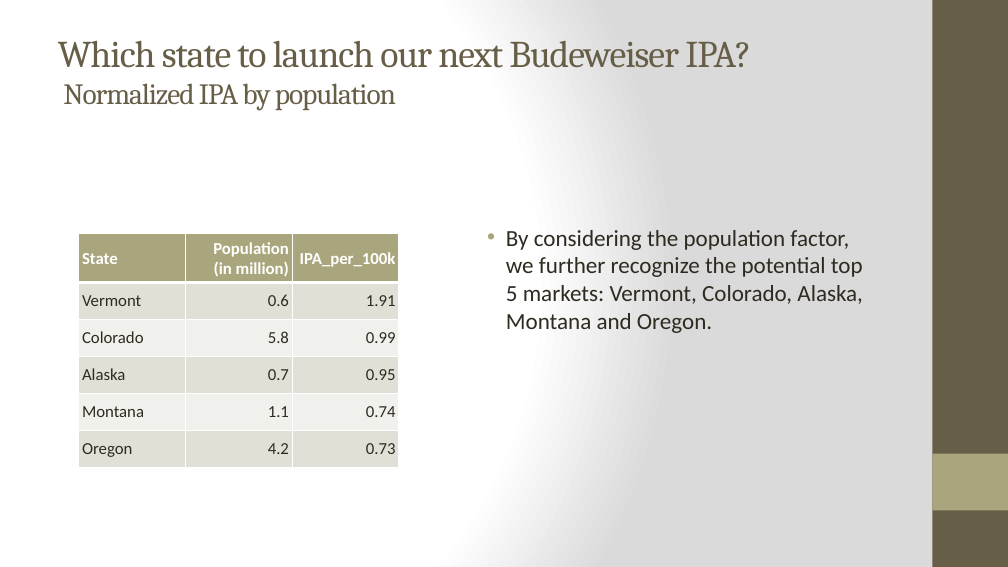
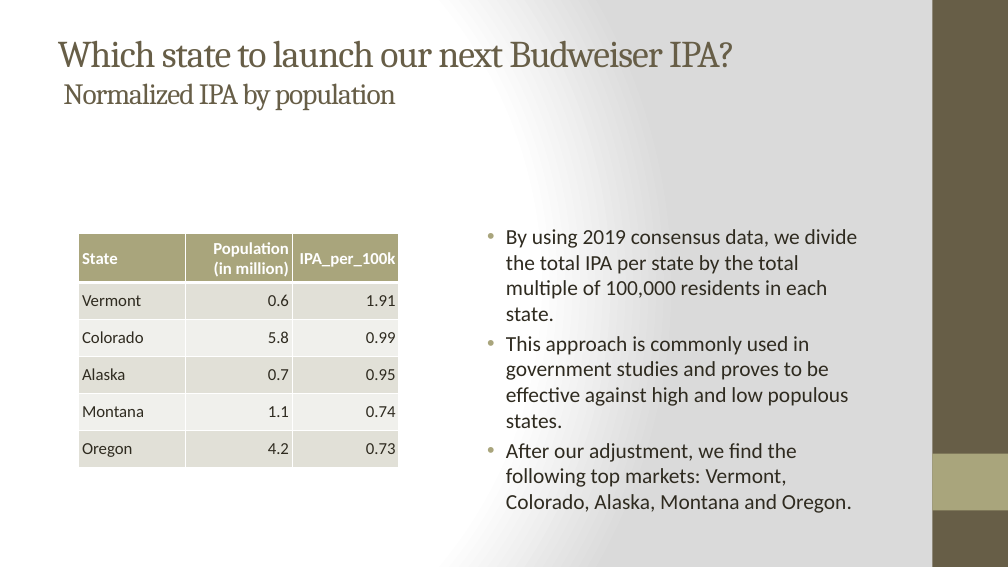
Before and after one commit to bstephan-smu/DDS-project1, a slide deck: slide 17 of Project Presentation_upd1025_new.pptx. Drawn at 1008x567 pixels with LibreOffice and Linux fonts; fonts in the diff are those of the drawing. Boxes give left, top, right and bottom in pixels: in the first picture for what was removed or moved away, otherwise in the second. Text is boxed around its words. In the diff, an @@ line names an element or a change of style, - is before the commit and + after.

```diff
--- a/Project Presentation_upd1025_new.pptx
+++ b/Project Presentation_upd1025_new.pptx
@@ title at [58, 40, 735, 111]: text changed @@
-Which state to launch our next Budeweiser IPA?
-Normalized IPA by population
+Which state to launch our next Budweiser IPA?
+Normalized IPA by population
@@ text at [506, 229, 858, 513]: text changed; size 22 to 20.4 pt @@
-• By considering the population factor, we further recognize the potential top 5 markets: Vermont, Colorado, Alaska, Montana and Oregon.
+• By using 2019 consensus data, we divide the total IPA per state by the total multiple of 100,000 residents in each state.
+• This approach is commonly used in government studies and proves to be effective against high and low populous states.
+• After our adjustment, we find the following top markets: Vermont, Colorado, Alaska, Montana and Oregon.
```
Also in this commit, not shown: 10 other slides changed.
